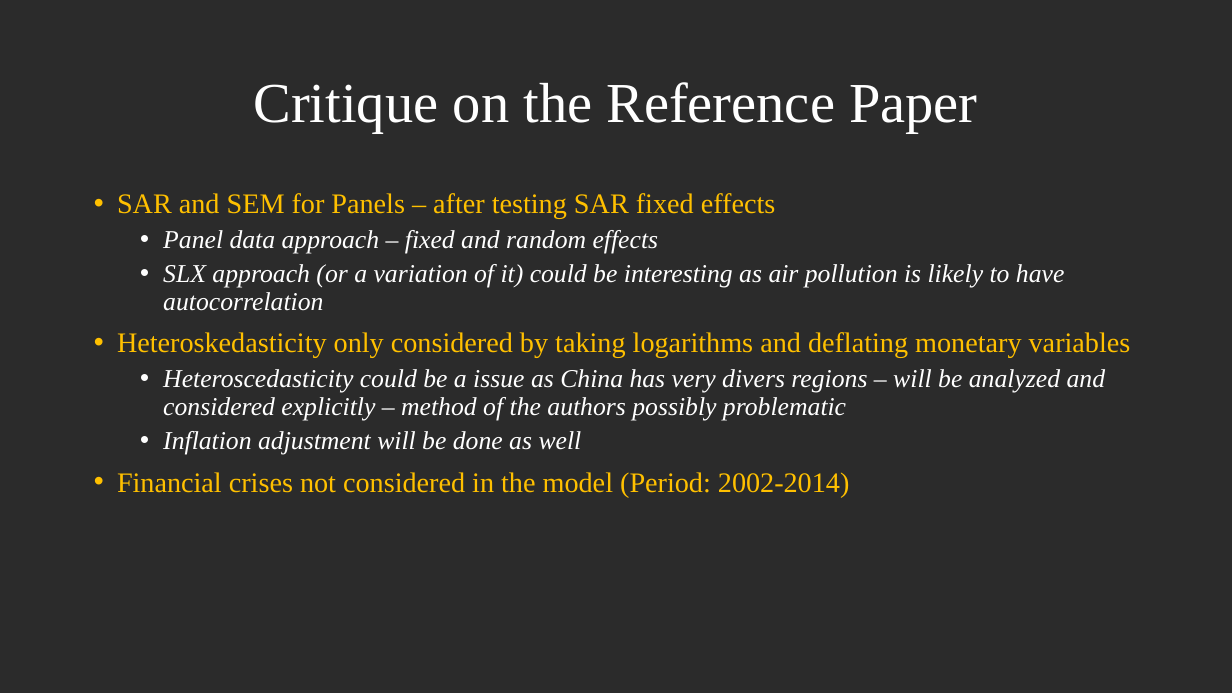
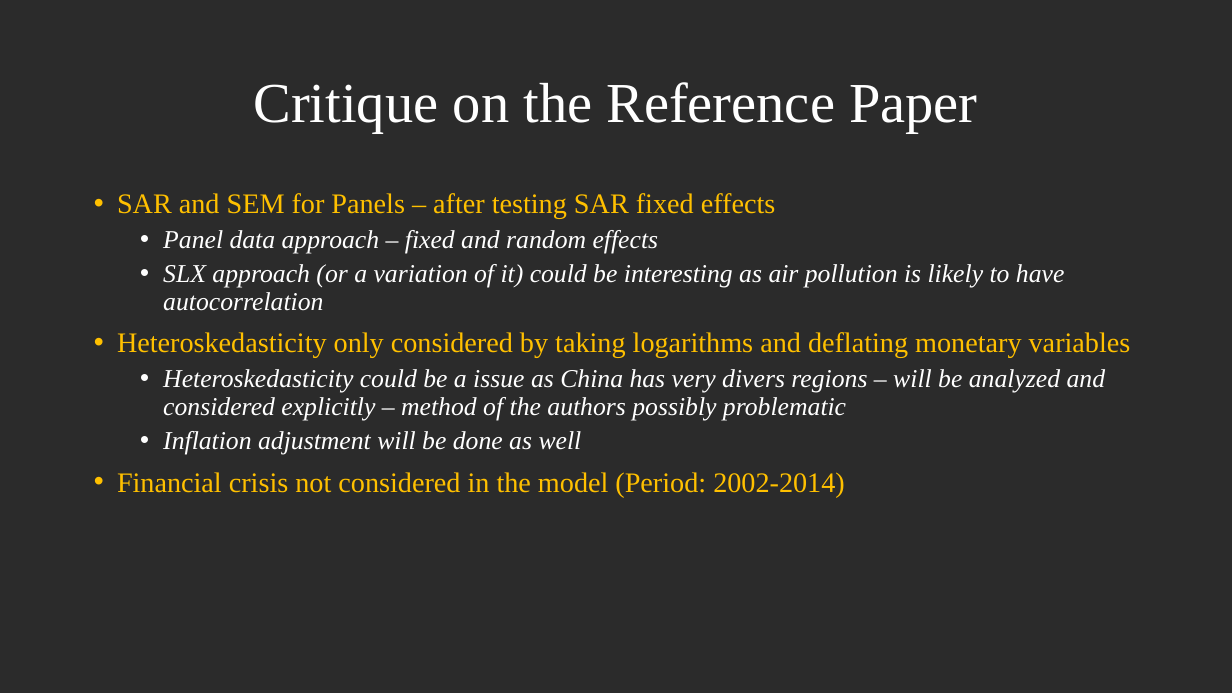
Before and after one commit to fab-bla/Air_Pollution, a slide deck: slide 3 of Presentations/First Presentation/midterm_presentation.pptx. Drawn at 1232x693 pixels with LibreOffice and Linux fonts; fonts in the diff are those of the drawing; background and template pictures are left out; a plain dark background stands for a picture behind light text. Boxes give left, top, right and bottom in pixels: in the first picture for what was removed or moved away, otherwise in the second. Text is boxed around its words. In the diff, an @@ line names an element or a change of style, - is before the commit and + after.

Commit message:
heteroskedasticity fix

```diff
--- a/Presentations/First Presentation/midterm_presentation.pptx
+++ b/Presentations/First Presentation/midterm_presentation.pptx
@@ text at (x1=163, y1=369, x2=1106, y2=420): text changed @@
-  • Heteroscedasticity could be a issue as China has very divers regions – will be analyzed and considered explicitly – method of the authors possibly problematic
+  • Heteroskedasticity could be a issue as China has very divers regions – will be analyzed and considered explicitly – method of the authors possibly problematic
@@ text at (x1=117, y1=472, x2=845, y2=497): text changed @@
-• Financial crises not considered in the model (Period: 2002-2014)
+• Financial crisis not considered in the model (Period: 2002-2014)
```
Also in this commit, not shown: 2 slides removed.
